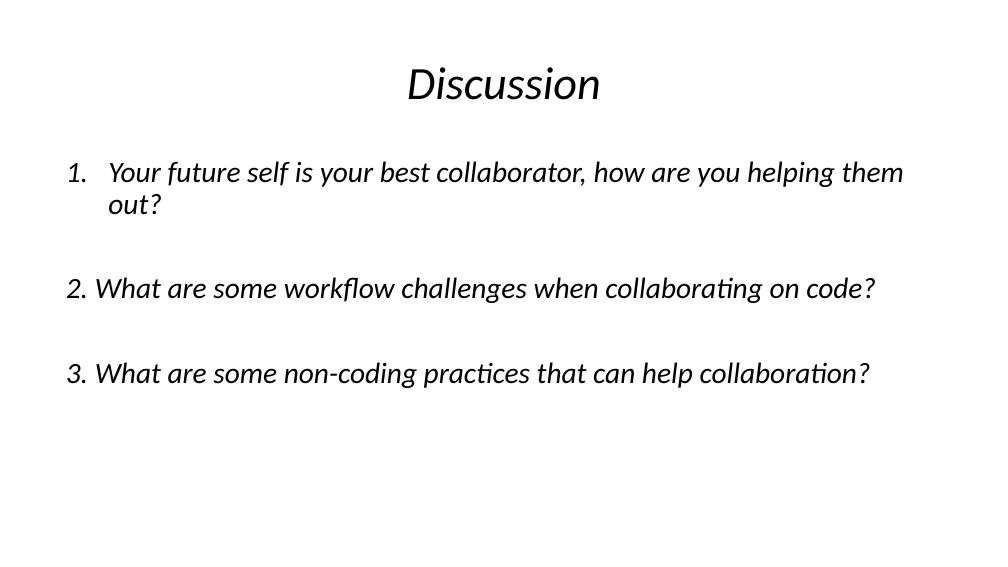
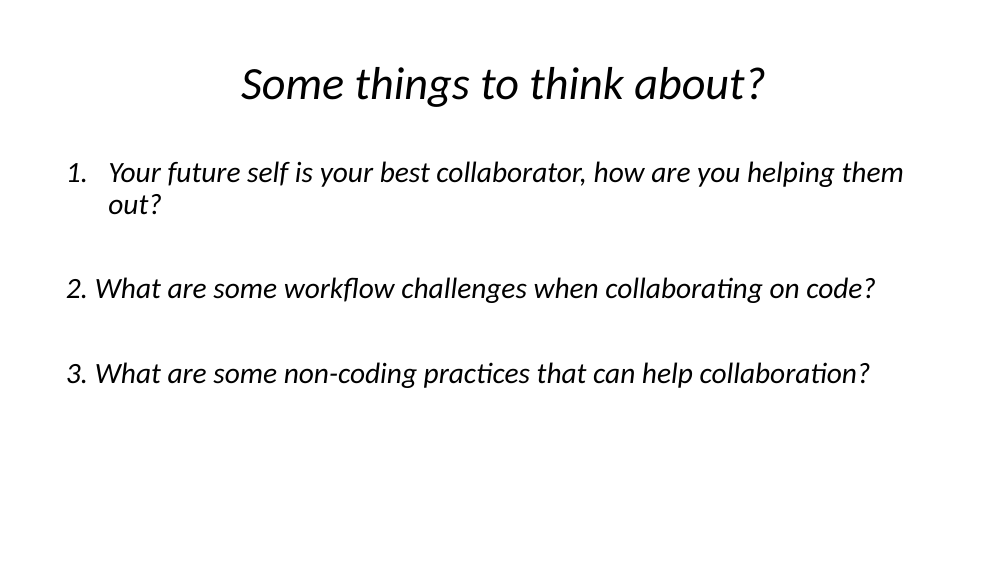
Before and after one commit to UO-Data-Science/NetNeuro2024, a slide deck: slide 31 of docs/slides/Good_Data_Practices.pptx. Drawn at 1008x567 pixels with LibreOffice and Linux fonts; fonts in the diff are those of the drawing. Boxes give left, top, right and bottom in pixels: in the first picture for what was removed or moved away, otherwise in the second. Text is boxed around its words. In the diff, an @@ line names an element or a change of style, - is before the commit and + after.

```diff
--- a/docs/slides/Good_Data_Practices.pptx
+++ b/docs/slides/Good_Data_Practices.pptx
@@ title at (241, 67, 766, 107): text changed @@
-Discussion
+Some things to think about?
```
Also in this commit, not shown: 12 other slides changed, 1 slide added.
